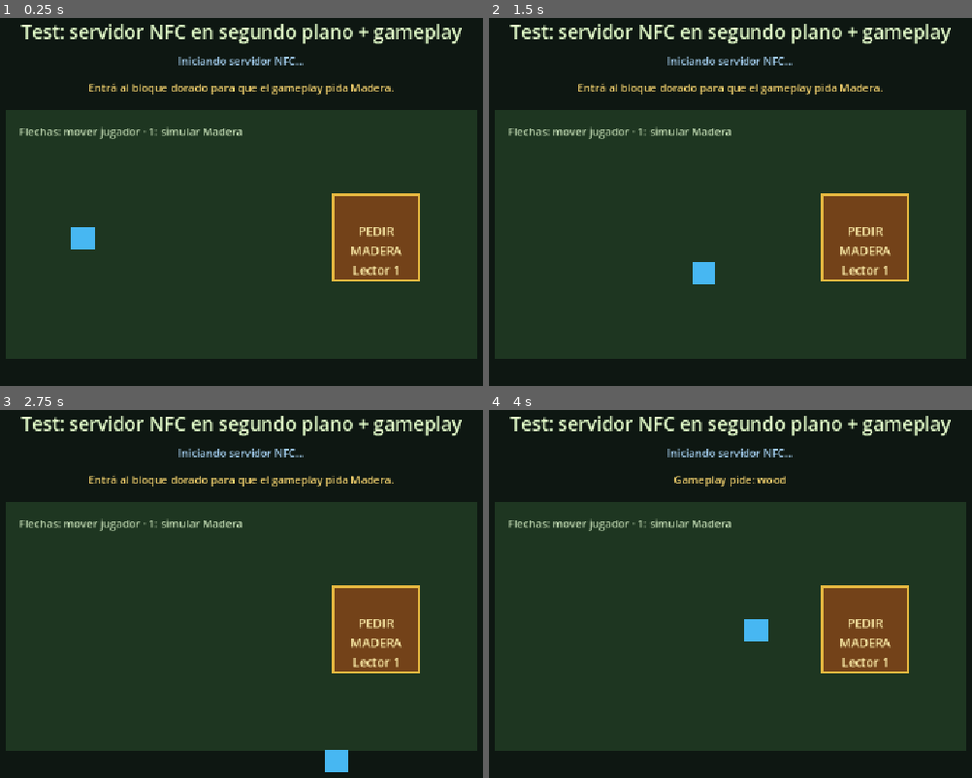
Above: before the commit, frames 1-4 (two rows, left to right).
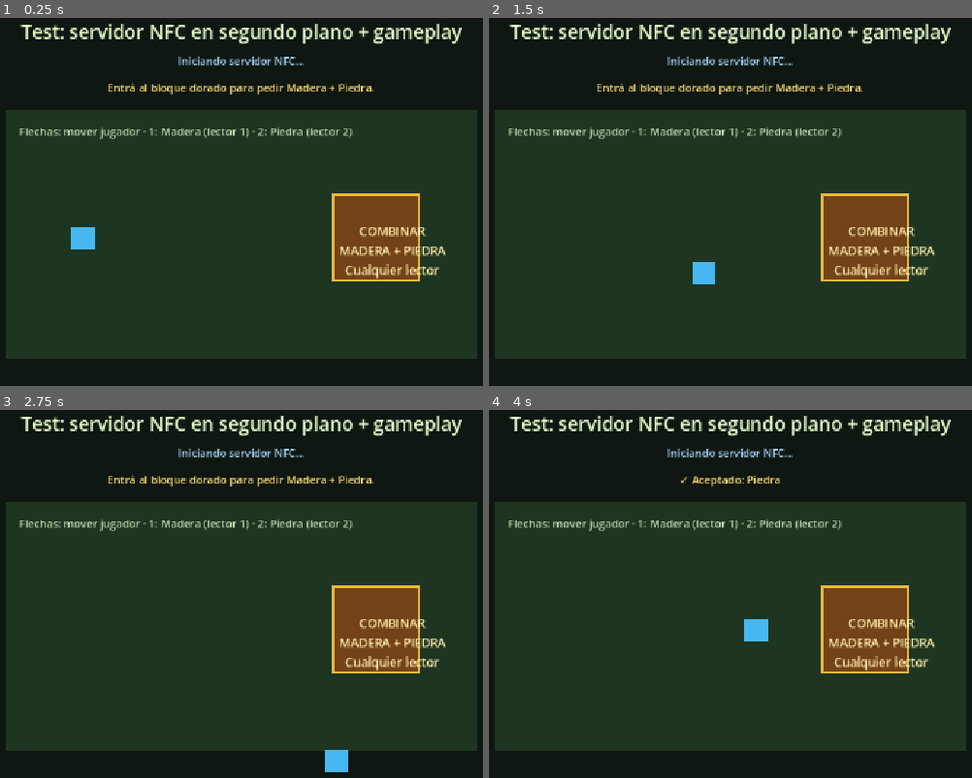
Above: after the commit, the same moments.

Repository: Eze421/minecraft-aventure
Game: Godot game, scene res://scenes/nfc_test.tscn
Same seed, same stepped clock (60 frames per second), same inputs: the game is played once before the commit and once after it. This scene is started directly instead of the project's main scene.
Inputs:
- Up to frame 1 (0.25 s): no input
- Up to frame 2 (1.5 s): tap Enter at 0.5 s; hold Right (ui_right) 0.53-1.28 s; tap 1 at 0.6 s; tap 2 at 0.8, 1.35 s; hold Down (ui_down) from 1.28 s (still down)
- Up to frame 3 (2.75 s): tap 1 at 1.55, 2.1 s; release Down (ui_down) at 2.03 s; hold Right (ui_right) from 2.03 s (still down); tap 2 at 2.3 s
- Up to frame 4 (4 s): release Right (ui_right) at 2.78 s; hold Up (ui_up) 2.78-3.53 s; tap 2 at 2.85, 3.8 s; tap 1 at 3.05 s; hold Left (ui_left) from 3.53 s (still down); tap 3 at 3.6 s

The runs differ from the first frame. In frame 1, 2.4% of the frame differs, in the area x 18-93%, y 17-71%; in frame 2, 2.4%; in frame 3, 2.4%; in frame 4, 1.8%.

Commit message:
feat: añadir catálogo de ítems y prueba NFC combinada

Diff:
--- a/minecraft-aventure/data/cards.json
+++ b/minecraft-aventure/data/cards.json
@@ -1,8 +1,8 @@
 {
-  "A22C711A": {"id": "CARD_001", "name": "Madera", "type": "wood"},
-  "62C4FB1B": {"id": "CARD_002", "name": "Piedra", "type": "stone"},
-  "044D49C2790000": {"id": "CARD_003", "name": "Hierro", "type": "iron"},
-  "04A1B2C3D4": {"id": "CARD_001", "name": "Madera", "type": "wood"},
-  "049F72AB31": {"id": "CARD_002", "name": "Piedra", "type": "stone"},
-  "0478129ABC": {"id": "CARD_003", "name": "Hierro", "type": "iron"}
+  "A22C711A": "CARD_001",
+  "62C4FB1B": "CARD_002",
+  "044D49C2790000": "CARD_003",
+  "04A1B2C3D4": "CARD_001",
+  "049F72AB31": "CARD_002",
+  "0478129ABC": "CARD_003"
 }
--- /dev/null
+++ b/minecraft-aventure/data/items.json
@@ -0,0 +1,17 @@
+{
+  "CARD_001": {
+    "name": "Madera",
+    "type": "wood",
+    "description": "Bloque de madera para construcciones y recetas."
+  },
+  "CARD_002": {
+    "name": "Piedra",
+    "type": "stone",
+    "description": "Bloque de piedra para construcciones resistentes."
+  },
+  "CARD_003": {
+    "name": "Hierro",
+    "type": "iron",
+    "description": "Material metálico para herramientas y mecanismos."
+  }
+}
--- a/minecraft-aventure/scenes/nfc_test.tscn
+++ b/minecraft-aventure/scenes/nfc_test.tscn
@@ -52,9 +52,9 @@
 
 [node name="GameplayLayer" type="Node2D" parent="." unique_id=1673582098]
 
-[node name="WoodRequirement" parent="GameplayLayer" instance=ExtResource("7_requirement")]
-required_items = PackedStringArray("wood")
-required_reader_id = 1
+[node name="WoodStoneRequirement" parent="GameplayLayer" instance=ExtResource("7_requirement")]
+required_items = PackedStringArray("wood", "stone")
+required_reader_id = 0
 
 [node name="Ground" type="ColorRect" parent="GameplayLayer" unique_id=733982370]
 offset_left = 50.0
@@ -91,7 +91,7 @@
 offset_right = 750.0
 offset_bottom = 150.0
 theme_override_colors/font_color = Color(1, 0.86, 0.45, 1)
-text = "Entrá al bloque dorado para que el gameplay pida Madera."
+text = "Entrá al bloque dorado para pedir Madera + Piedra."
 horizontal_alignment = 1
 
 [node name="Hint" type="Label" parent="GameplayLayer" unique_id=822320892]
@@ -100,14 +100,14 @@
 offset_right = 420.0
 offset_bottom = 220.0
 theme_override_colors/font_color = Color(0.78, 0.88, 0.72, 1)
-text = "Flechas: mover jugador · 1: simular Madera"
+text = "Flechas: mover jugador · 1: Madera (lector 1) · 2: Piedra (lector 2)"
 
-[node name="RequestWoodZone" type="Area2D" parent="GameplayLayer" unique_id=1258559409]
+[node name="RequestCombinationZone" type="Area2D" parent="GameplayLayer" unique_id=1258559409]
 position = Vector2(600, 360)
 script = ExtResource("6_zone")
-requirement_path = NodePath("../WoodRequirement")
+requirement_path = NodePath("../WoodStoneRequirement")
 
-[node name="Block" type="Panel" parent="GameplayLayer/RequestWoodZone" unique_id=954171295]
+[node name="Block" type="Panel" parent="GameplayLayer/RequestCombinationZone" unique_id=954171295]
 offset_left = -65.0
 offset_top = -65.0
 offset_right = 65.0
@@ -115,18 +115,18 @@
 mouse_filter = 2
 theme_override_styles/panel = SubResource("BlockStyle")
 
-[node name="Label" type="Label" parent="GameplayLayer/RequestWoodZone" unique_id=425446588]
+[node name="Label" type="Label" parent="GameplayLayer/RequestCombinationZone" unique_id=425446588]
 offset_left = -55.0
 offset_top = -23.0
 offset_right = 55.0
 offset_bottom = 28.0
 theme_override_colors/font_color = Color(1, 0.94, 0.67, 1)
 theme_override_font_sizes/font_size = 18
-text = "PEDIR\nMADERA\nLector 1"
+text = "COMBINAR\nMADERA + PIEDRA\nCualquier lector"
 horizontal_alignment = 1
 vertical_alignment = 1
 
-[node name="CollisionShape2D" type="CollisionShape2D" parent="GameplayLayer/RequestWoodZone" unique_id=862763914]
+[node name="CollisionShape2D" type="CollisionShape2D" parent="GameplayLayer/RequestCombinationZone" unique_id=862763914]
 shape = SubResource("ZoneShape")
 
 [node name="Player" type="CharacterBody2D" parent="GameplayLayer" unique_id=212692915]
@@ -140,4 +140,4 @@
 [node name="CollisionShape2D" type="CollisionShape2D" parent="GameplayLayer/Player" unique_id=1642584992]
 shape = SubResource("PlayerShape")
 
-[connection signal="body_entered" from="GameplayLayer/RequestWoodZone" to="GameplayLayer/RequestWoodZone" method="_on_body_entered"]
+[connection signal="body_entered" from="GameplayLayer/RequestCombinationZone" to="GameplayLayer/RequestCombinationZone" method="_on_body_entered"]
--- a/minecraft-aventure/scripts/card_database.gd
+++ b/minecraft-aventure/scripts/card_database.gd
@@ -2,34 +2,47 @@
 extends RefCounted
 
 var _cards_by_uid: Dictionary = {}
+var _items_by_id: Dictionary = {}
 
-func load_from_file(path: String) -> Error:
-	var file := FileAccess.open(path, FileAccess.READ)
-	if file == null:
-		return FileAccess.get_open_error()
-	var parsed = JSON.parse_string(file.get_as_text())
-	if not parsed is Dictionary:
-		return ERR_PARSE_ERROR
-	_cards_by_uid = parsed
+func load_from_files(cards_path: String, items_path: String) -> Error:
+	var cards := _read_dictionary(cards_path)
+	if cards.is_empty():
+		return ERR_FILE_NOT_FOUND
+	var items := _read_dictionary(items_path)
+	if items.is_empty():
+		return ERR_FILE_NOT_FOUND
+	_cards_by_uid = cards
+	_items_by_id = items
 	return OK
 
 func find_by_uid(uid: String) -> Dictionary:
-	return _cards_by_uid.get(uid.strip_edges().to_upper(), {})
+	var item_id := str(_cards_by_uid.get(uid.strip_edges().to_upper(), ""))
+	return find_by_id(item_id)
 
 func find_by_id(card_id: String) -> Dictionary:
-	for card in _cards_by_uid.values():
-		if card.get("id") == card_id:
-			return card
-	return {}
+	var item: Dictionary = _items_by_id.get(card_id, {})
+	if item.is_empty():
+		return {}
+	var card := item.duplicate()
+	card["id"] = card_id
+	return card
 
 ## Permite que el gameplay pida una tarjeta con su ID, nombre o tipo.
 ## Ejemplos: CARD_001, Madera o wood.
 func find(reference: String) -> Dictionary:
 	var normalized := reference.strip_edges().to_lower()
-	for card in _cards_by_uid.values():
+	for item_id in _items_by_id:
+		var card := find_by_id(item_id)
 		var matches_id := str(card.get("id", "")).to_lower() == normalized
 		var matches_name := str(card.get("name", "")).to_lower() == normalized
 		var matches_type := str(card.get("type", "")).to_lower() == normalized
 		if matches_id or matches_name or matches_type:
 			return card
 	return {}
+
+func _read_dictionary(path: String) -> Dictionary:
+	var file := FileAccess.open(path, FileAccess.READ)
+	if file == null:
+		return {}
+	var parsed = JSON.parse_string(file.get_as_text())
+	return parsed if parsed is Dictionary else {}
--- a/minecraft-aventure/scripts/game_controller.gd
+++ b/minecraft-aventure/scripts/game_controller.gd
@@ -7,7 +7,8 @@
 signal nfc_requested(card: Dictionary)
 signal nfc_request_completed(card: Dictionary, reader_id: int)
 
-const CARD_DATA_PATH := "res://data/cards.json"
+const CARDS_DATA_PATH := "res://data/cards.json"
+const ITEMS_DATA_PATH := "res://data/items.json"
 const REPEAT_LOCK_SECONDS := 1.2
 
 var _database := CardDatabase.new()
@@ -17,7 +18,7 @@
 var _requested_card: Dictionary = {}
 
 func initialize() -> void:
-	var error := _database.load_from_file(CARD_DATA_PATH)
+	var error := _database.load_from_files(CARDS_DATA_PATH, ITEMS_DATA_PATH)
 	if error != OK:
 		event_feedback.emit("No se pudo cargar la base de tarjetas.", false)
 		return
--- a/minecraft-aventure/scripts/nfc_test_reader.gd
+++ b/minecraft-aventure/scripts/nfc_test_reader.gd
@@ -10,7 +10,8 @@
 signal request_completed(card: Dictionary, reader_id: int)
 signal request_rejected(expected: Dictionary, received: Dictionary)
 
-const CARD_DATA_PATH := "res://data/cards.json"
+const CARDS_DATA_PATH := "res://data/cards.json"
+const ITEMS_DATA_PATH := "res://data/items.json"
 
 var _database := CardDatabase.new()
 var _requested_card: Dictionary = {}
@@ -21,7 +22,7 @@
 func _ready() -> void:
 	add_to_group("nfc_test_reader")
 	add_to_group("nfc_reader")
-	_database.load_from_file(CARD_DATA_PATH)
+	_database.load_from_files(CARDS_DATA_PATH, ITEMS_DATA_PATH)
 	nfc_events.card_detected.connect(_on_uid_received)
 	nfc_events.card_data_detected.connect(_on_card_data_received)
 	nfc_events.protocol_status.connect(func(message): print("[NFC] ", message))
--- a/minecraft-aventure/scripts/nfc_test_scene.gd
+++ b/minecraft-aventure/scripts/nfc_test_scene.gd
@@ -1,7 +1,7 @@
 extends Control
 
 @onready var reader: NfcTestReader = $NfcBackground
-@onready var requirement: NfcRequirement = $GameplayLayer/WoodRequirement
+@onready var requirement: NfcRequirement = $GameplayLayer/WoodStoneRequirement
 @onready var status: Label = %Status
 @onready var endpoint: Label = %Endpoint
 
@@ -14,5 +14,10 @@
 	requirement.completed.connect(func(): status.text = "✓ Requisito completado.")
 
 func _unhandled_key_input(event: InputEvent) -> void:
-	if event.is_pressed() and not event.is_echo() and event.keycode == KEY_1:
-		reader.nfc_events.simulate(1, "04A1B2C3D4")
+	if not event.is_pressed() or event.is_echo():
+		return
+	match event.keycode:
+		KEY_1, KEY_KP_1:
+			reader.nfc_events.simulate(1, "A22C711A") # Madera
+		KEY_2, KEY_KP_2:
+			reader.nfc_events.simulate(2, "62C4FB1B") # Piedra
Not shown, added: minecraft-aventure/scripts/components/nfc_requirement.gd.uid
